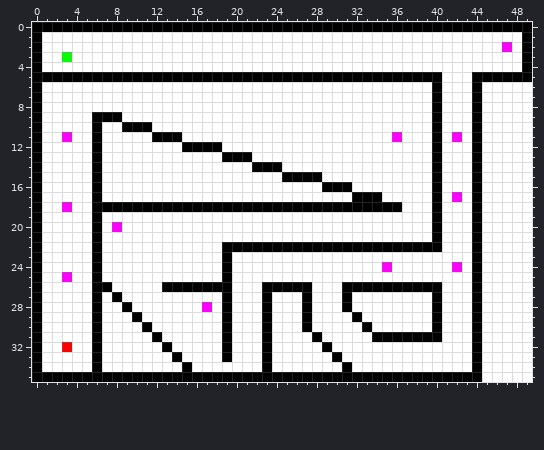
One commit to this pixel-art sprite: UnityProject/GreatJerboaPrototype/Assets/Resources/Art/LevelMaps/Level01.png. That is the earlier state.
The file is 50x36 pixels.
After the commit:
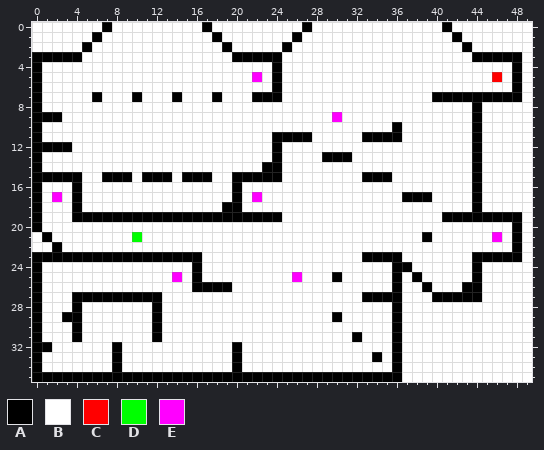
Palette (. is transparent): A #000000  B #ffffff  C #ff0000  D #00ff00  E #ff00ff
The edit:
y 0: x 0..6 AAAAAAA -> BBBBBBB; x 8..16 AAAAAAAAA -> BBBBBBBBB; x 18..26 AAAAAAAAA -> BBBBBBBBB; x 28..40 AAAAAAAAAAAAA -> BBBBBBBBBBBBB; x 42..49 AAAAAAAA -> BBBBBBBB
y 1: x 0 A -> B; x 6 B -> A; x 18 B -> A; x 26 B -> A; x 42 B -> A; x 49 A -> B
y 2: x 0 A -> B; x 5 B -> A; x 19 B -> A; x 25 B -> A; x 43 B -> A; x 47 E -> B; x 49 A -> B
y 3: x 1..4 BBDB -> AAAA; x 20..24 BBBBB -> AAAAA; x 44..49 BBBBBA -> AAAAAB
y 4: x 24 B -> A; x 48..49 BA -> AB
y 5: x 1..23 AAAAAAAAAAAAAAAAAAAAAAA -> BBBBBBBBBBBBBBBBBBBBBEB; x 25..40 AAAAAAAAAAAAAAAA -> BBBBBBBBBBBBBBBB; x 44..47 AAAA -> BBCB; x 49 A -> B
y 6: x 24 B -> A; x 40 A -> B; x 44 A -> B; x 48 B -> A
y 7: x 6 B -> A; x 10 B -> A; x 14 B -> A; x 18 B -> A; x 22..24 BBB -> AAA; x 41..43 BBB -> AAA; x 45..48 BBBB -> AAAA
y 8: x 40 A -> B
y 9: x 1..2 BB -> AA; x 6..8 AAA -> BBB; x 30 B -> E; x 40 A -> B
y 10: x 6 A -> B; x 9..11 AAA -> BBB; x 36 B -> A; x 40 A -> B
y 11: x 3 E -> B; x 6 A -> B; x 12..14 AAA -> BBB; x 24..27 BBBB -> AAAA; x 33..36 BBBE -> AAAA; x 40 A -> B; x 42 E -> B
y 12: x 1..3 BBB -> AAA; x 6 A -> B; x 15..18 AAAA -> BBBB; x 24 B -> A; x 40 A -> B
y 13: x 6 A -> B; x 19..21 AAA -> BBB; x 24 B -> A; x 29..31 BBB -> AAA; x 40 A -> B
y 14: x 6 A -> B; x 22 A -> B; x 40 A -> B
y 15: x 1..4 BBBB -> AAAA; x 6..9 ABBB -> BAAA; x 11..13 BBB -> AAA; x 15..17 BBB -> AAA; x 20..28 BBBBBAAAA -> AAAAABBBB; x 33..35 BBB -> AAA; x 40 A -> B
y 16: x 4 B -> A; x 6 A -> B; x 20 B -> A; x 29..31 AAA -> BBB; x 40 A -> B
y 17: x 2 B -> E; x 4 B -> A; x 6 A -> B; x 20 B -> A; x 22 B -> E; x 32..34 AAA -> BBB; x 37..40 BBBA -> AAAB; x 42 E -> B
y 18: x 3..4 EB -> BA; x 6..18 AAAAAAAAAAAAA -> BBBBBBBBBBBBB; x 21..36 AAAAAAAAAAAAAAAA -> BBBBBBBBBBBBBBBB; x 40 A -> B
y 19: x 4..5 BB -> AA; x 7..24 BBBBBBBBBBBBBBBBBB -> AAAAAAAAAAAAAAAAAA; x 40..43 ABBB -> BAAA; x 45..48 BBBB -> AAAA
y 20: x 6 A -> B; x 8 E -> B; x 40 A -> B; x 44 A -> B; x 48 B -> A
y 21: x 0..1 AB -> BA; x 6 A -> B; x 10 B -> D; x 39..40 BA -> AB; x 44 A -> B; x 46 B -> E; x 48 B -> A
y 22: x 0 A -> B; x 2 B -> A; x 6 A -> B; x 19..40 AAAAAAAAAAAAAAAAAAAAAA -> BBBBBBBBBBBBBBBBBBBBBB; x 44 A -> B; x 48 B -> A
y 23: x 1..5 BBBBB -> AAAAA; x 7..16 BBBBBBBBBB -> AAAAAAAAAA; x 19 A -> B; x 33..36 BBBB -> AAAA; x 45..48 BBBB -> AAAA
y 24: x 6 A -> B; x 16 B -> A; x 19 A -> B; x 35..37 EBB -> BAA; x 42 E -> B
y 25: x 3 E -> B; x 6 A -> B; x 14 B -> E; x 16 B -> A; x 19 A -> B; x 26 B -> E; x 30 B -> A; x 36 B -> A; x 38 B -> A
y 26: x 6..7 AA -> BB; x 13..15 AAA -> BBB; x 23..27 AAAAA -> BBBBB; x 31..35 AAAAA -> BBBBB; x 37..38 AA -> BB; x 40 A -> B; x 43 B -> A
y 27: x 4..5 BB -> AA; x 7 B -> A; x 9..12 BBBB -> AAAA; x 19 A -> B; x 23 A -> B; x 27 A -> B; x 31 A -> B; x 33..36 BBBB -> AAAA; x 41..43 BBB -> AAA
y 28: x 4 B -> A; x 6 A -> B; x 9 A -> B; x 12 B -> A; x 17 E -> B; x 19 A -> B; x 23 A -> B; x 27 A -> B; x 31 A -> B; x 36 B -> A; x 40 A -> B; x 44 A -> B
y 29: x 3..4 BB -> AA; x 6 A -> B; x 10 A -> B; x 12 B -> A; x 19 A -> B; x 23 A -> B; x 27 A -> B; x 30 B -> A; x 32 A -> B; x 36 B -> A; x 40 A -> B; x 44 A -> B
y 30: x 4 B -> A; x 6 A -> B; x 11..12 AB -> BA; x 19 A -> B; x 23 A -> B; x 27 A -> B; x 33 A -> B; x 36 B -> A; x 40 A -> B; x 44 A -> B
y 31: x 4 B -> A; x 6 A -> B; x 19 A -> B; x 23 A -> B; x 28 A -> B; x 32 B -> A; x 34..35 AA -> BB; x 37..40 AAAA -> BBBB; x 44 A -> B
y 32: x 1 B -> A; x 3 C -> B; x 6 A -> B; x 8 B -> A; x 13 A -> B; x 19..20 AB -> BA; x 23 A -> B; x 29 A -> B; x 36 B -> A; x 44 A -> B
y 33: x 6 A -> B; x 8 B -> A; x 14 A -> B; x 19..20 AB -> BA; x 23 A -> B; x 30 A -> B; x 34 B -> A; x 36 B -> A; x 44 A -> B
y 34: x 6 A -> B; x 8 B -> A; x 15 A -> B; x 20 B -> A; x 23 A -> B; x 31 A -> B; x 36 B -> A; x 44 A -> B
y 35: x 37..44 AAAAAAAA -> BBBBBBBB
Boxes around the changes in both pictures, in picture pixels (x1, y1, x2, y2):
changed: (32, 22, 532, 382)
